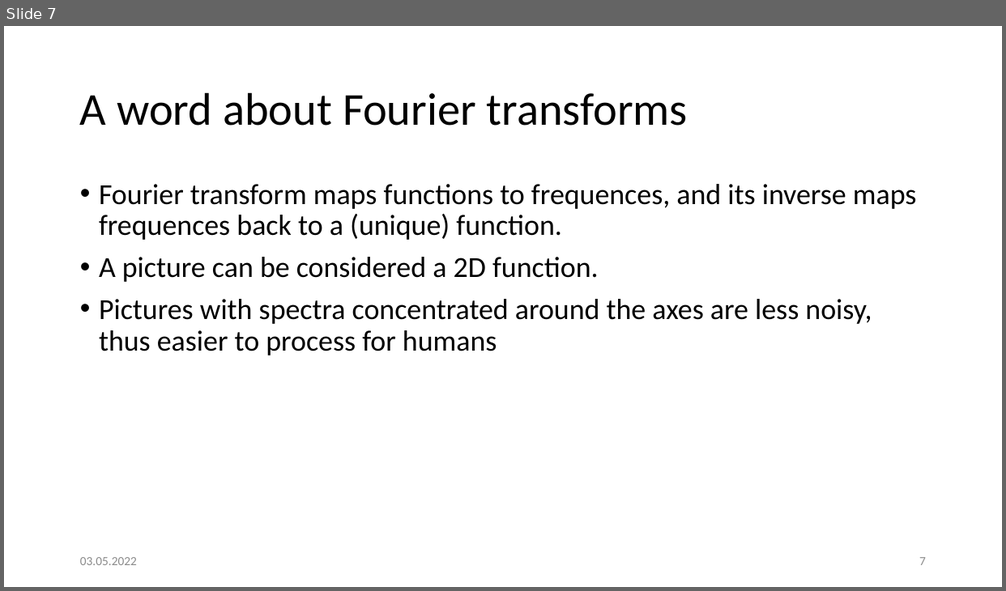
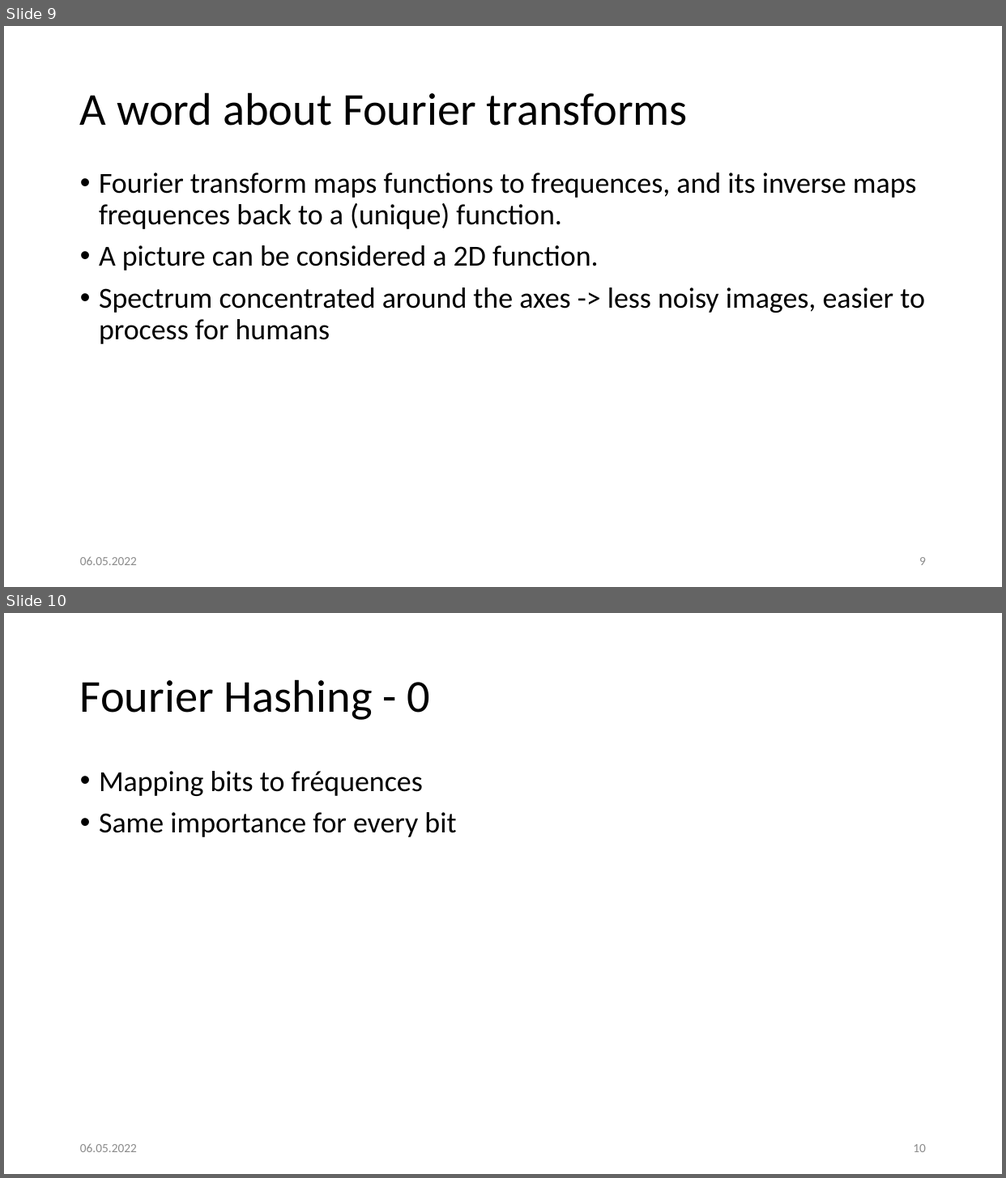
Before and after one commit to LayduA/FourierHash, a slide deck: presentation.pptx. Shown one above the other, each under a label of ours: slide 7 before the commit, slides 9 and 10 after it. The pictures are 1006x591 and 1006x1178 pixels, drawn with LibreOffice and Linux fonts; fonts in the diff are those of the drawing. Boxes give left, top, right and bottom in pixels: in the first picture for what was removed or moved away, otherwise in the second. Text is boxed around its words. In the diff, an @@ line names an element or a change of style, - is before the commit and + after.

Commit message:
Added 8-4 code, working on 256 bits support

```diff
--- a/presentation.pptx
+++ b/presentation.pptx
@@ slide 10 added at [4,613,1002,1174], background #FFFFFF @@
@@ title added at [80,679,430,720], 44 pt, text #000000 @@
+Fourier Hashing - 0
@@ text added at [99,771,456,837], 28 pt, text #000000 @@
+• Mapping bits to fréquences
+• Same importance for every bit
@@ text added at [80,1144,137,1152], 12 pt, text #8C8C8C @@
+06.05.2022
@@ page number added at [913,1144,926,1152], 12 pt, text #8C8C8C @@
+10
@@ what was slide 7 is now slide 9 @@
@@ slide 9 changed as well @@
@@ text "Fourier transform maps functions to ...": place and size @@
-text "Fourier transform maps functions to ..." at [99,184,917,356]
+text "Fourier transform maps functions to ..." at [99,173,925,344]
@@ text at [99,288,925,344]: text changed @@
-• Pictures with spectra concentrated around the axes are less noisy, thus easier to process for humans
+• Spectrum concentrated around the axes -> less noisy images, easier to process for humans
@@ text at [80,557,137,565]: text changed @@
-03.05.2022
+06.05.2022
@@ page number at [919,557,926,565]: text changed @@
-7
+9
```
Also in this commit, not shown: 9 other slides changed, 4 other slides added, 1 slide removed, 21 other files.
